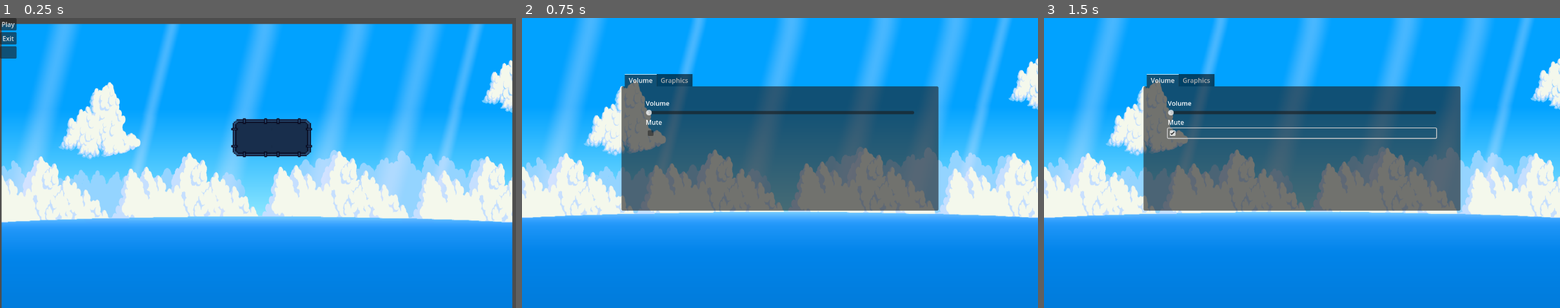
Above: before the commit, frames 1-3 (left to right).
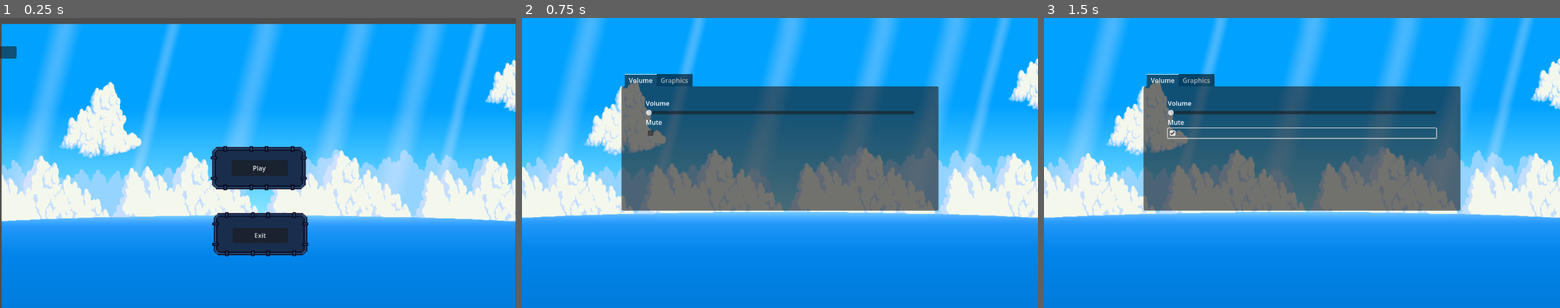
Above: after the commit, the same moments.

Repository: birugh/minimart
Game: Godot game, scene res://Interface/main_menu.tscn
Two runs of this game, one before a commit and one after it. Both use one fixed random seed, a clock stepped at 60 frames per second and the inputs below.
Inputs (mouse positions are in pixels of both pictures, inside the frame that each line leads up to):
- Up to frame 1 (0.25 s): no input
- Up to frame 2 (0.75 s): click (532, 52) at 0.5 s
- Up to frame 3 (1.5 s): click (1302, 134) at 1.25 s

The runs differ from the first frame. In frame 1, 12% of the frame differs, in the area x 0-100%, y 0-100%; in frame 2, nothing differs; in frame 3, nothing differs.

Commit message:
frame dan button nama

Diff:
--- a/Interface/main_menu.tscn
+++ b/Interface/main_menu.tscn
@@ -17,23 +17,32 @@
 layout_mode = 0
 offset_left = 4.0
 offset_top = 15.0
-offset_right = 1271.0
-offset_bottom = 740.0
+offset_right = 1279.0
+offset_bottom = 736.0
 texture = ExtResource("2_irj0i")
 region_rect = Rect2(13.3751, 9.03192, 1486.63, 500.593)
 
-[node name="Play_Button" type="Button" parent="."]
+[node name="NinePatchRect2" type="NinePatchRect" parent="NinePatchRect"]
+offset_left = 518.0
+offset_top = 302.0
+offset_right = 758.0
+offset_bottom = 414.0
+texture = ExtResource("3_l3ex8")
+region_rect = Rect2(13.0602, 195.408, 143.065, 132.551)
+patch_margin_left = 18
+patch_margin_top = 16
+patch_margin_right = 17
+patch_margin_bottom = 17
+axis_stretch_horizontal = 2
+axis_stretch_vertical = 2
+
+[node name="Play_Button" type="Button" parent="NinePatchRect/NinePatchRect2"]
 layout_mode = 2
-offset_right = 41.0
-offset_bottom = 31.0
+offset_left = 52.0
+offset_top = 36.0
+offset_right = 192.0
+offset_bottom = 75.0
 text = "Play"
-
-[node name="Exit_Button" type="Button" parent="."]
-layout_mode = 2
-offset_top = 35.0
-offset_right = 41.0
-offset_bottom = 66.0
-text = "Exit"
 
 [node name="Settings_Button" type="Button" parent="."]
 layout_mode = 2
@@ -44,10 +53,10 @@
 
 [node name="NinePatchRect2" type="NinePatchRect" parent="."]
 layout_mode = 0
-offset_left = 573.0
-offset_top = 248.0
-offset_right = 775.0
-offset_bottom = 347.0
+offset_left = 526.0
+offset_top = 481.0
+offset_right = 766.0
+offset_bottom = 593.0
 texture = ExtResource("3_l3ex8")
 region_rect = Rect2(13.0602, 195.408, 143.065, 132.551)
 patch_margin_left = 18
@@ -57,6 +66,14 @@
 axis_stretch_horizontal = 2
 axis_stretch_vertical = 2
 
-[connection signal="pressed" from="Play_Button" to="." method="_on_play_pressed"]
+[node name="Exit_Button" type="Button" parent="."]
+layout_mode = 2
+offset_left = 577.0
+offset_top = 521.0
+offset_right = 714.0
+offset_bottom = 558.0
+text = "Exit"
+
+[connection signal="pressed" from="NinePatchRect/NinePatchRect2/Play_Button" to="." method="_on_play_pressed"]
+[connection signal="pressed" from="Settings_Button" to="." method="_on_settings_pressed"]
 [connection signal="pressed" from="Exit_Button" to="." method="_on_exit_pressed"]
-[connection signal="pressed" from="Settings_Button" to="." method="_on_settings_pressed"]
--- a/Interface/play_menu.tscn
+++ b/Interface/play_menu.tscn
@@ -1,6 +1,7 @@
-[gd_scene load_steps=4 format=3 uid="uid://c5nka0q5uel4x"]
+[gd_scene load_steps=5 format=3 uid="uid://c5nka0q5uel4x"]
 
 [ext_resource type="Script" path="res://Scripts/play_menu.gd" id="1_n27gl"]
+[ext_resource type="Texture2D" uid="uid://c0pgrqb0mr2kb" path="res://Job-action/job-assets/169040.png" id="2_2ddps"]
 [ext_resource type="Texture2D" uid="uid://b82uc3nhjxqtp" path="res://Assets/aset.png" id="2_ual75"]
 [ext_resource type="Texture2D" uid="uid://g0wfq0hj8m2j" path="res://Job-action/job-assets/merah.png" id="3_a6jsx"]
 
@@ -12,6 +13,13 @@
 grow_horizontal = 2
 grow_vertical = 2
 script = ExtResource("1_n27gl")
+
+[node name="NinePatchRect4" type="NinePatchRect" parent="."]
+layout_mode = 0
+offset_right = 1287.0
+offset_bottom = 727.0
+texture = ExtResource("2_2ddps")
+region_rect = Rect2(0, 0, 1500, 512.403)
 
 [node name="MarginContainer" type="MarginContainer" parent="."]
 layout_mode = 1
@@ -49,6 +57,7 @@
 text = "Singleplayer"
 
 [node name="NinePatchRect" type="NinePatchRect" parent="NinePatchRect"]
+layout_mode = 0
 offset_left = 418.0
 offset_top = 4.0
 offset_right = 604.0
@@ -73,5 +82,14 @@
 texture = ExtResource("3_a6jsx")
 region_rect = Rect2(-0.311714, 0, 16.2233, 29.8745)
 
+[node name="NinePatchRect3" type="NinePatchRect" parent="."]
+layout_mode = 0
+offset_left = 804.0
+offset_top = 285.0
+offset_right = 956.0
+offset_bottom = 451.0
+texture = ExtResource("3_a6jsx")
+region_rect = Rect2(32.0267, -0.107607, 30.2505, 29.8152)
+
 [connection signal="pressed" from="NinePatchRect/Singleplayer_Button" to="." method="_on_singleplayer_button_pressed"]
 [connection signal="pressed" from="Multiplayer_Button" to="." method="_on_multiplayer_button_pressed"]
